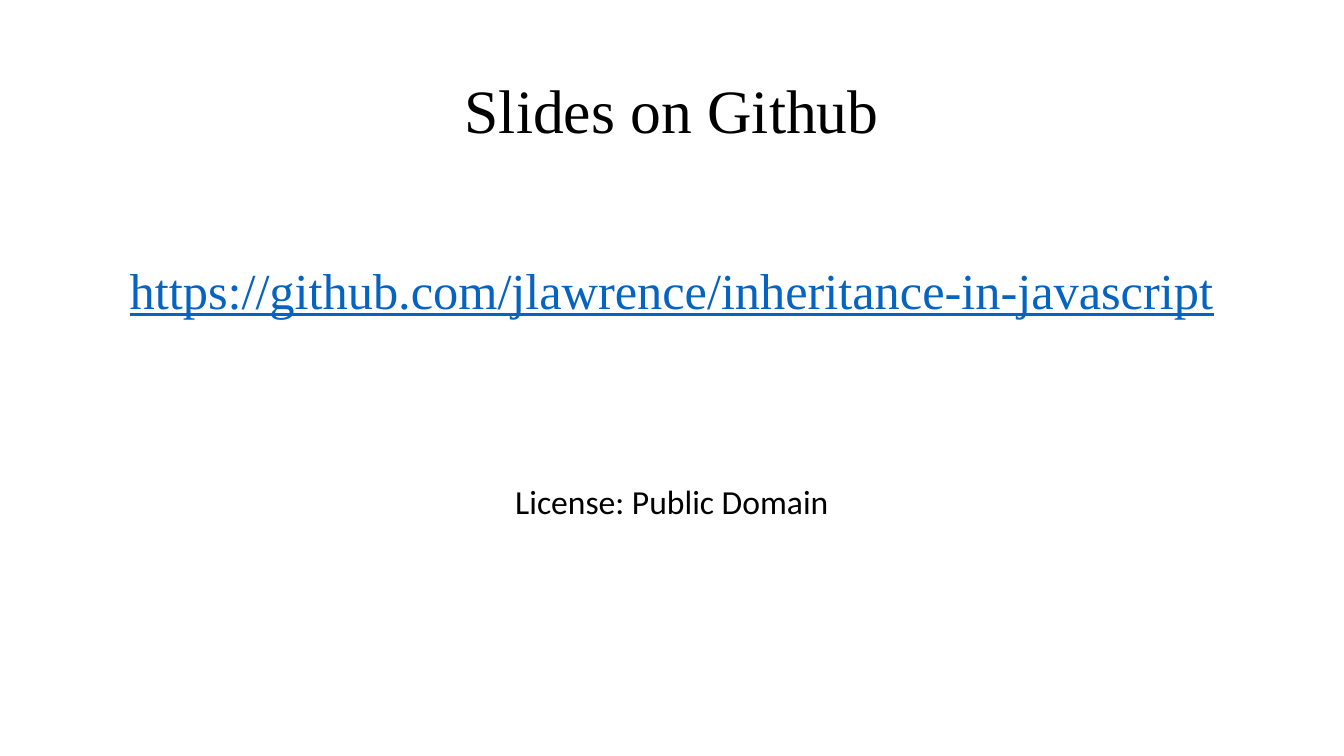
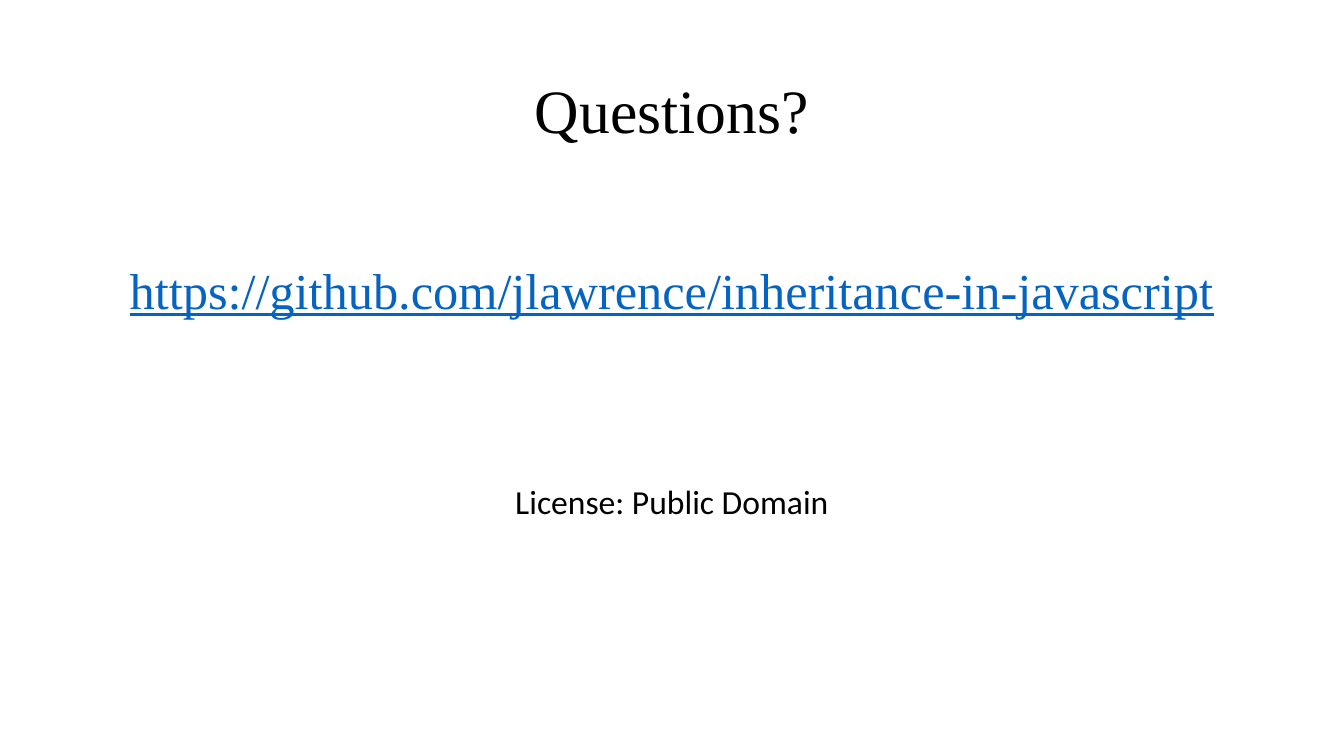
Before and after one commit to jlawrence/inheritance-in-javascript, a slide deck: slide 43 of The Inner Workings of Inheritance in JavaScript.pptx (slide 44 before the commit). Drawn at 1344x756 pixels with LibreOffice and Linux fonts; fonts in the diff are those of the drawing. Boxes give left, top, right and bottom in pixels: in the first picture for what was removed or moved away, otherwise in the second. Text is boxed around its words. In the diff, an @@ line names an element or a change of style, - is before the commit and + after.

```diff
--- a/The Inner Workings of Inheritance in JavaScript.pptx
+++ b/The Inner Workings of Inheritance in JavaScript.pptx
@@ title at [535, 92, 809, 143]: text changed @@
-Slides on Github
+Questions?
```
Also in this commit, not shown: 3 other slides changed, 2 slides removed.
